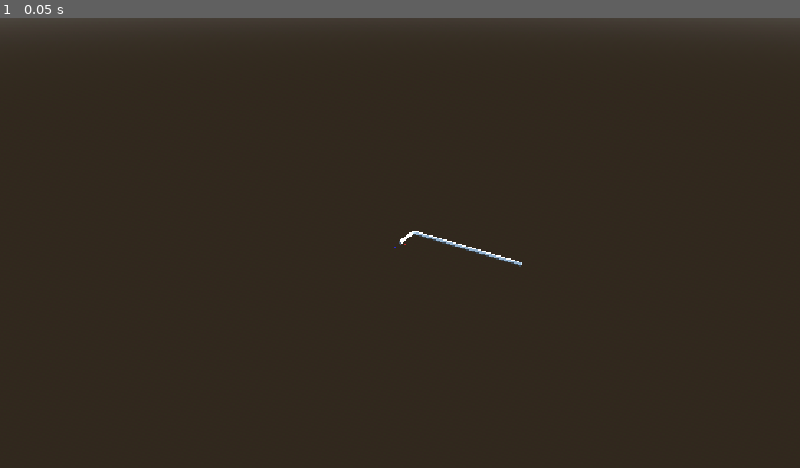
Above: before the commit, frame 1.
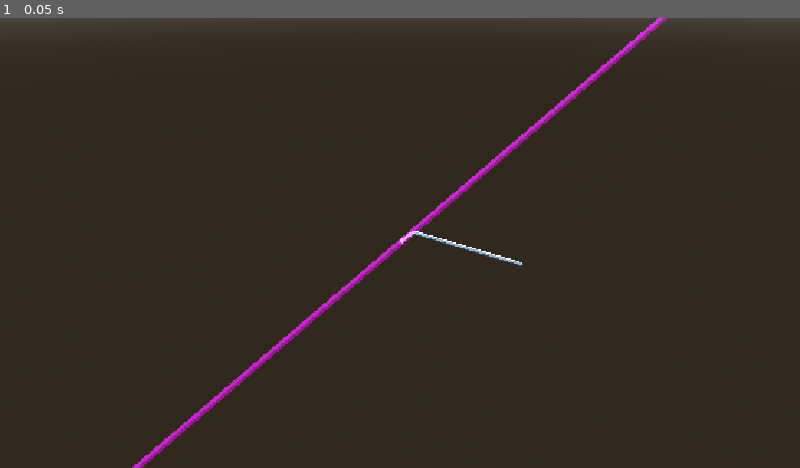
Above: after the commit, the same moment.

Repository: Haha64142/3DCamera
Game: Godot game, scene res://main.tscn
Two runs of this game, one before a commit and one after it. Both use one fixed random seed, a clock stepped at 60 frames per second and the inputs below.
Inputs:
- Up to frame 1 (0.05 s): no input

The runs differ from the first frame. In frame 1, 1.2% of the frame differs, in the area x 16-84%, y 0-100%.

Commit message:
Start to add zoom toward mouse
There's still some issues with the position of the zoom

Diff:
--- a/main.tscn
+++ b/main.tscn
@@ -3,6 +3,7 @@
 [ext_resource type="PackedScene" uid="uid://b61om5yqil3ak" path="res://5_32_allen_wrench.tscn" id="1_0xm2m"]
 [ext_resource type="PackedScene" uid="uid://det4nwe73pvsx" path="res://axis.tscn" id="1_h2yge"]
 [ext_resource type="Script" uid="uid://dsw542p237pvn" path="res://rotation_center.gd" id="3_1bvp3"]
+[ext_resource type="PackedScene" uid="uid://bh7124cgyo4o8" path="res://ray_pointer.tscn" id="4_1bvp3"]
 
 [sub_resource type="ProceduralSkyMaterial" id="ProceduralSkyMaterial_h2yge"]
 sky_horizon_color = Color(0.66224277, 0.6717428, 0.6867428, 1)
@@ -38,3 +39,6 @@
 [node name="Axis" parent="RotationCenter" unique_id=1396364439 instance=ExtResource("1_h2yge")]
 transform = Transform3D(0.030000001, 4.656613e-10, -9.313226e-10, 0, 0.030000001, 0, 0, 0, 0.030000001, 0, 0, 0)
 top_level = true
+
+[node name="RayPointer" parent="RotationCenter" unique_id=990542880 instance=ExtResource("4_1bvp3")]
+top_level = true
--- /dev/null
+++ b/ray_pointer.tscn
@@ -0,0 +1,20 @@
+[gd_scene format=3 uid="uid://bh7124cgyo4o8"]
+
+[sub_resource type="StandardMaterial3D" id="StandardMaterial3D_036na"]
+transparency = 1
+albedo_color = Color(1, 0, 1, 0.5019608)
+
+[sub_resource type="BoxMesh" id="BoxMesh_t1svm"]
+material = SubResource("StandardMaterial3D_036na")
+size = Vector3(0.01, 0.01, 10)
+
+[sub_resource type="BoxShape3D" id="BoxShape3D_lvnu5"]
+size = Vector3(0.01, 0.01, 10)
+
+[node name="RayPointer" type="Area3D" unique_id=990542880]
+
+[node name="MeshInstance3D" type="MeshInstance3D" parent="." unique_id=913239957]
+mesh = SubResource("BoxMesh_t1svm")
+
+[node name="CollisionShape3D" type="CollisionShape3D" parent="." unique_id=406419970]
+shape = SubResource("BoxShape3D_lvnu5")
--- a/rotation_center.gd
+++ b/rotation_center.gd
@@ -1,6 +1,7 @@
 extends Marker3D
 
 const RAY_LENGTH := 100.0
+const ZOOM_FACTOR := 1.1
 
 var raycast_result: Dictionary
 var update_raycast := false
@@ -12,6 +13,7 @@
 
 @onready var camera = $Camera3D
 @onready var axis = $Axis
+@onready var ray_pointer = $RayPointer
 
 func _ready() -> void:
 	pass
@@ -34,9 +36,9 @@
 	if event is InputEventMouseButton:
 		update_raycast = true
 		if event.button_index == MOUSE_BUTTON_WHEEL_DOWN and event.is_pressed():
-			camera.size *= 1.1
+			zoom(ZOOM_FACTOR)
 		elif event.button_index == MOUSE_BUTTON_WHEEL_UP and event.is_pressed():
-			camera.size /= 1.1
+			zoom(1/ZOOM_FACTOR)
 		elif event.button_index == MOUSE_BUTTON_MIDDLE or event.button_index == MOUSE_BUTTON_RIGHT:
 			if event.is_pressed():
 				mouse_button_handler.press(event.button_index)
@@ -56,11 +58,26 @@
 
 			MOUSE_BUTTON_RIGHT:
 				if raycast_result:
-					var temp_pos = camera.global_position
+					var camera_position = camera.global_position
 					position = raycast_result.position
-					camera.global_position = temp_pos
+					camera.global_position = camera_position
 				rotation.y -= event.screen_relative.x / 100
 				rotation.x -= event.screen_relative.y / 100
 
 			_:
 				update_raycast = true
+
+func zoom(factor: float) -> void:
+	var mouse := get_viewport().get_mouse_position()
+	var viewport_size := get_viewport().get_visible_rect().size
+	var mouse_offset := mouse - viewport_size / 2.0
+	mouse_offset *= 2
+	print(mouse_offset)
+	var normalized := mouse_offset / viewport_size
+	print(normalized)
+	ray_pointer.position = camera.project_ray_origin(get_viewport().get_mouse_position())
+	ray_pointer.rotation = camera.global_rotation
+	camera.size *= factor
+	var camera_scale := factor - 1
+	camera.h_offset += -normalized.x * camera.size * camera_scale
+	camera.v_offset += normalized.y * camera.size * camera_scale
